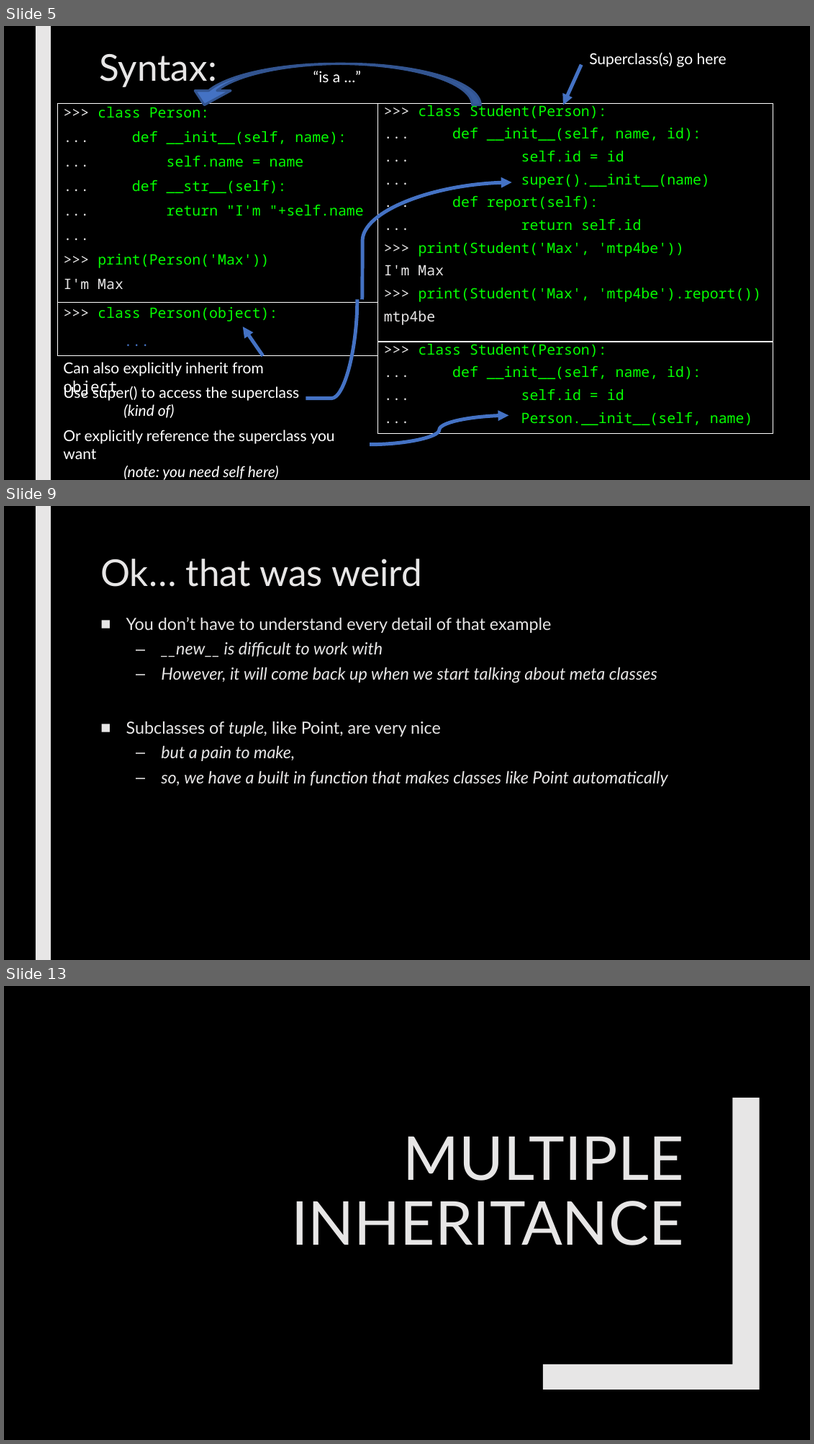
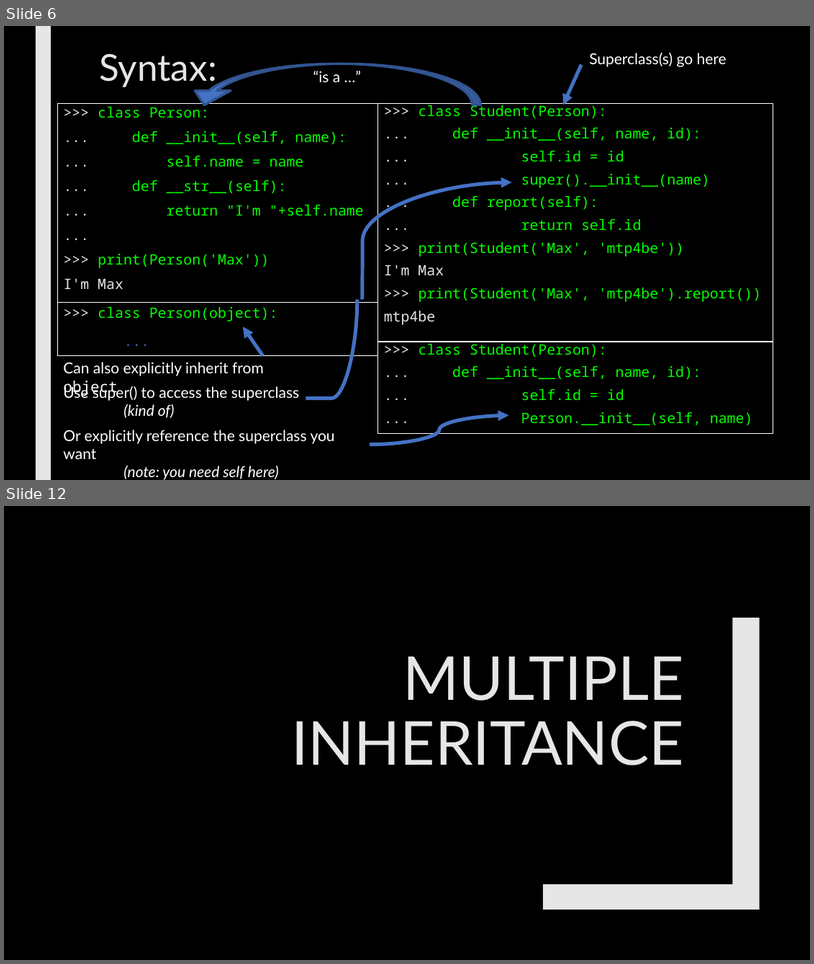
Before and after one commit to max7patek/metaprogramming, a slide deck: slides/01-PythonInheritance.pptx. Shown one above the other, each under a label of ours: slides 5, 9 and 13 before the commit, slides 6 and 12 after it; the slides between them are not shown. The pictures are 814x1444 and 814x964 pixels, drawn with LibreOffice and Linux fonts; fonts in the diff are those of the drawing. Boxes give left, top, right and bottom in pixels: in the first picture for what was removed or moved away, otherwise in the second. Text is boxed around its words. In the diff, an @@ line names an element or a change of style, - is before the commit and + after.

```diff
--- a/slides/01-PythonInheritance.pptx
+++ b/slides/01-PythonInheritance.pptx
@@ slide 9 removed at (4,506,810,960), background #000000; not listed: 1 template element that a slide beside it also shows @@
@@ title removed at (100,559,422,587) @@
-Ok… that was weird
@@ text removed at (126,617,669,786) @@
-■ You don’t have to understand every detail of that example
-  – __new__ is difficult to work with
-  – However, it will come back up when we start talking about meta classes
-■ Subclasses of tuple, like Point, are very nice
-  – but a pain to make,
-  – so, we have a built in function that makes classes like Point automatically
@@ what was slide 5 is now slide 6 @@
@@ what was slide 13 is now slide 12 @@
```
Also in this commit, not shown: 8 slides changed, 2 slides added, 2 other slides removed, 2 other files.
